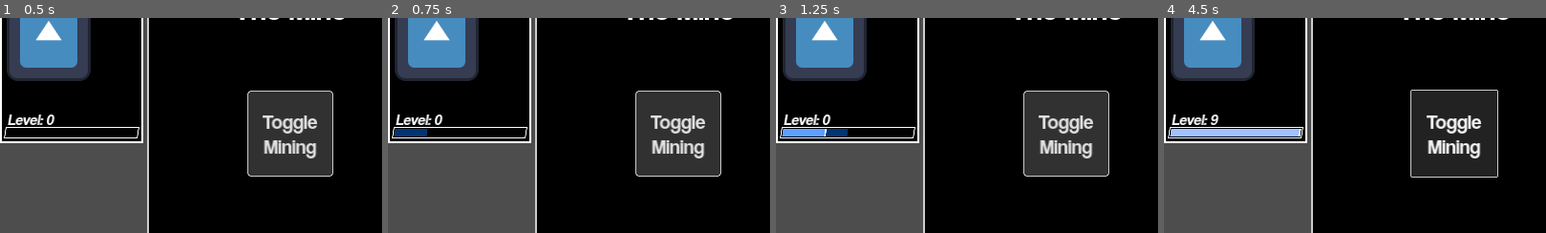
Above: before the commit, frames 1-4 (left to right).
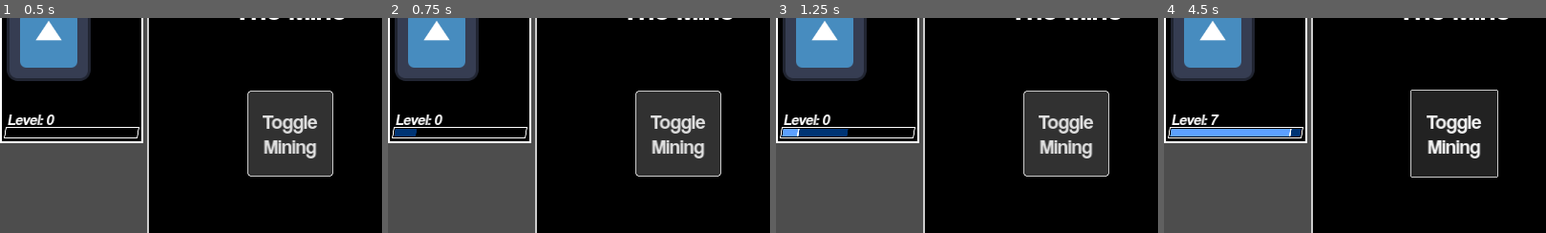
Above: after the commit, the same moments.

Repository: cphase/button-game
Game: Godot game, scene res://main.tscn
Same seed, same stepped clock (60 frames per second), same inputs: the game is played once before the commit and once after it. The engine's default icon, where the game draws it, is replaced by a stand-in: a white triangle on a blue panel in a dark square.
Inputs:
- Up to frame 1 (0.5 s): no input
- Up to frame 2 (0.75 s): click "Add 50 XP" at 0.5 s
- Up to frame 3 (1.25 s): no input
- Up to frame 4 (4.5 s): click "Add 1000 XP" at 1.25 s; click "Toggle Mining" at 2 s; click "Add 50 XP" at 2.75 s; click "Add 1000 XP" at 3.5 s; click "Toggle Mining" at 4.25 s
The pictures show only the part of the screen within x 0-50%, y 6-56%; the shares and areas given below are measured in that part.

Frame 1 is identical in both runs. In frame 2, 0.1% of the frame differs, in the area x 7-11%, y 51-56%; in frame 3, 0.3%; in frame 4, 1.3%, in the area x 1-36%, y 44-56%.

Commit message:
levels animate at 1/2 framerate

Diff:
--- a/player_level_display.gd
+++ b/player_level_display.gd
@@ -6,8 +6,10 @@
 enum {ANIM_NONE, ANIM_LEVEL, ANIM_NEW_XP, ANIM_XP}
 
 @export var bar_length = 272
-@export var framerate = 12
+#levels get animated at 1/2 framerate using toggle
+@export var framerate = 24
 @export var xp_rise_time = 0.5
+var toggle = true;
 
 var current_xp = 0
 var new_xp = 0
@@ -38,13 +40,15 @@
 	#animate at a constant framerate
 	if physics_frame_count >= (1 / delta) / framerate:
 		#which animation to do based on status
+		toggle = !toggle
 		match anim_status:
 			ANIM_NEW_XP:
 				animate_new_xp()
 			ANIM_XP:
 				animate_xp()
 			ANIM_LEVEL:
-				animate_level()
+				if toggle:
+					animate_level()
 		#reset the frame counter
 		physics_frame_count = 0
 
